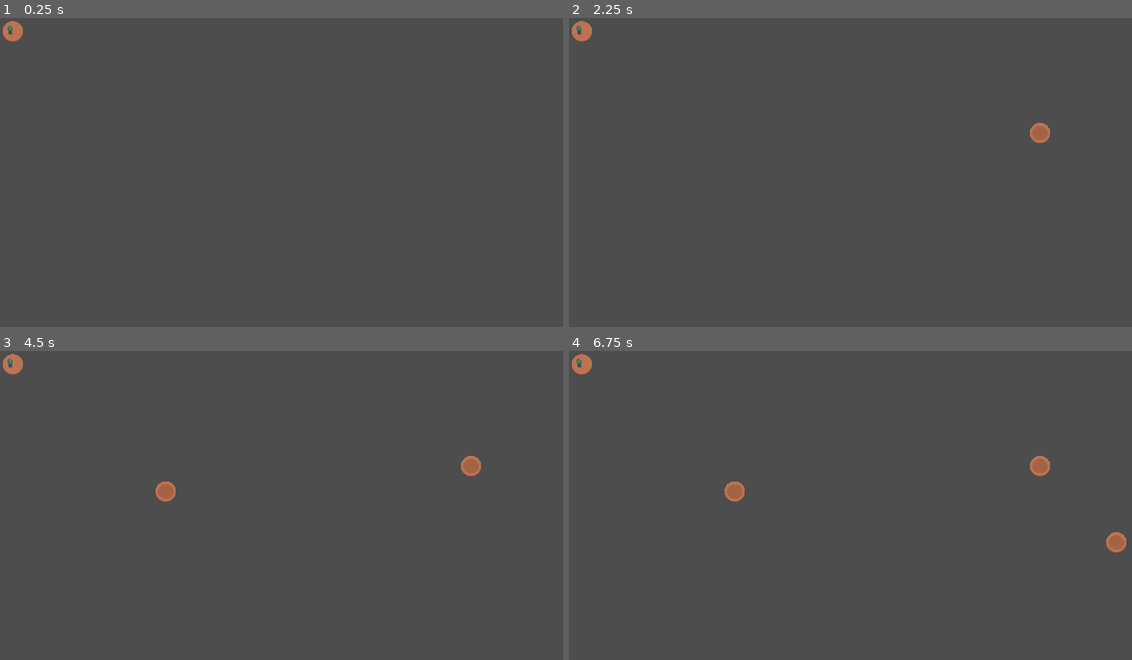
Above: before the commit, frames 1-4 (two rows, left to right).
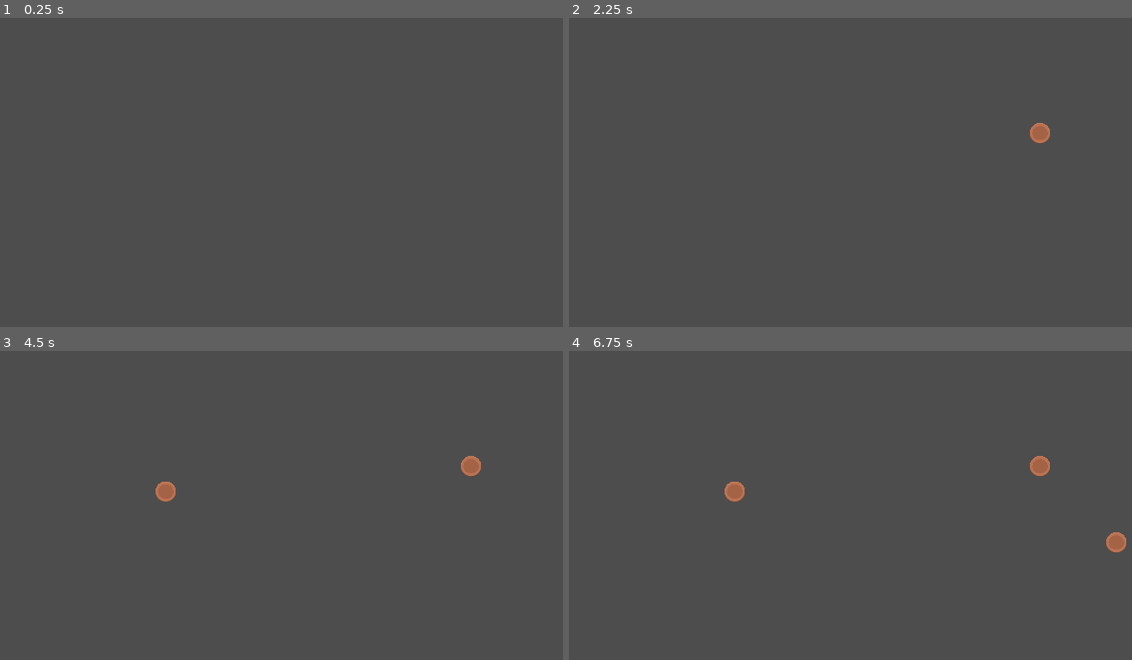
Above: after the commit, the same moments.

Repository: leahskywalker/farm-jam-team
Game: Godot game, scene res://objects/world/WorldTilemap.tscn
Same seed, same stepped clock (60 frames per second), same inputs: the game is played once before the commit and once after it. The project has no main scene, so this scene is started directly.
Inputs (mouse positions are in pixels of both pictures, inside the frame that each line leads up to):
- Up to frame 1 (0.25 s): no input
- Up to frame 2 (2.25 s): tap Enter at 0.5, 2 s; move the mouse to (1120, 209) at 0.52 s; hold D (walk_right) 0.53-1.28 s; hold E (interact) 0.53-1.28 s; tap Space at 1.25 s; move the mouse to (799, 252) at 1.27 s; hold S (walk_down) 1.28-2.03 s; click (799, 252) at 1.35 s; move the mouse to (1025, 138) at 2.02 s; hold D (walk_right) from 2.03 s (still down); right-click (1025, 138) at 2.1 s
- Up to frame 3 (4.5 s): tap Space at 2.75, 4.25 s; move the mouse to (343, 650) at 2.77 s; release D (walk_right) at 2.78 s; hold W (walk_up) 2.78-3.53 s; tap E (interact) at 2.85 s; tap Enter at 3.5 s; move the mouse to (outside the picture) at 3.52 s; hold A (walk_left) from 3.53 s (still down); click (outside the picture) at 3.6 s; move the mouse to (152, 502) at 4.27 s; right-click (152, 502) at 4.35 s
- Up to frame 4 (6.75 s): move the mouse to (991, 564) at 5.02 s; release A (walk_left) at 5.03 s; hold S (walk_down) 5.03-5.78 s; hold E (interact) 5.03-5.78 s; move the mouse to (833, 459) at 5.77 s; hold D (walk_right) 5.78-6.53 s; click (833, 459) at 5.85 s; move the mouse to (1120, 542) at 6.52 s; hold W (walk_up) from 6.53 s (still down); right-click (1120, 542) at 6.6 s

The runs differ from the first frame. In frame 1, 0.2% of the frame differs, in the area x 0-5%, y 0-8%; in frame 2, 0.2%; in frame 3, 0.2%; in frame 4, 0.2%.

Commit message:
Added plant growth

Diff:
--- a/objects/world/WorldTilemap.tscn
+++ b/objects/world/WorldTilemap.tscn
@@ -29,9 +29,7 @@
 script = ExtResource("1_3c8rq")
 
 [node name="SoilLayer" type="TileMapLayer" parent="FarmingProcessor"]
-tile_map_data = PackedByteArray(0, 0, 0, 0, 0, 0, 0, 0, 0, 0, 0, 0, 0, 0)
 tile_set = SubResource("TileSet_oap87")
 
 [node name="Croplayer" type="TileMapLayer" parent="FarmingProcessor"]
-tile_map_data = PackedByteArray(0, 0, 0, 0, 0, 0, 1, 0, 0, 0, 0, 0, 1, 0)
 tile_set = SubResource("TileSet_qny5p")
--- a/objects/world/farming/crops/CropBase.gd
+++ b/objects/world/farming/crops/CropBase.gd
@@ -11,12 +11,12 @@
 @export var GrowTime: float = 10.0:
 	set(value):
 		GrowTime = value
-		if value < MaxGrowTime*0.75:
+		if GrowTime < MaxGrowTime*0.25:
+			sprite.frame = 3
+		elif GrowTime < MaxGrowTime*0.5:
+			sprite.frame = 2
+		elif GrowTime < MaxGrowTime*0.75:
 			sprite.frame = 1
-		elif value < MaxGrowTime*0.5:
-			sprite.frame = 2
-		elif value < MaxGrowTime*0.25:
-			sprite.frame = 3
 
 ##Time planted
 @export var PlantTime: float = 0.0
--- a/objects/world/farming/farming_processor.gd
+++ b/objects/world/farming/farming_processor.gd
@@ -18,3 +18,8 @@
 		if croplayer.get_used_cells().has(pos) or !soil_layer.get_used_cells().has(pos):
 			return
 		croplayer.set_cell(pos , 1, Vector2i(0, 0), 1)
+
+func _process(delta):
+	for c in croplayer.get_children():
+		if c.GrowTime > 0:
+			c.GrowTime -= delta
